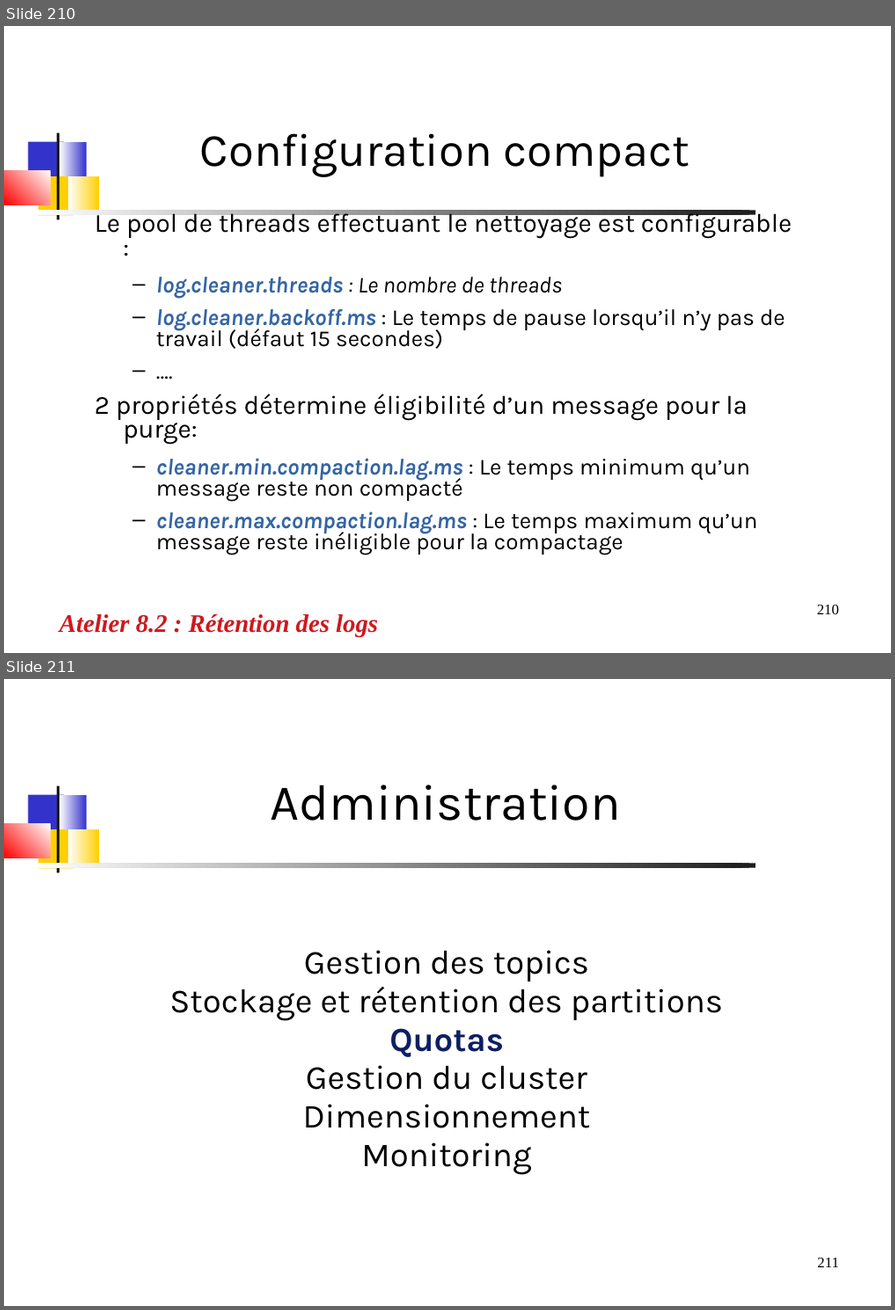
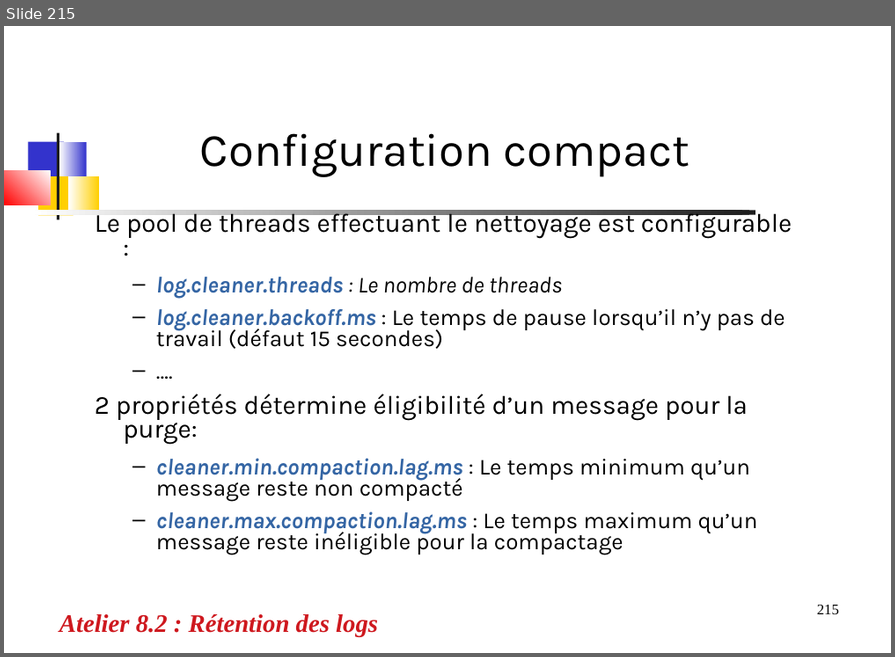
Before and after one commit to dthibau/kafka, a slide deck: KafkaAdmin.odp. Shown one above the other, each under a label of ours: slides 210 and 211 before the commit, slide 215 after it. The pictures are 895x1310 and 895x657 pixels, drawn with LibreOffice and Linux fonts; fonts in the diff are those of the drawing. Boxes give left, top, right and bottom in pixels: in the first picture for what was removed or moved away, otherwise in the second. Text is boxed around its words. In the diff, an @@ line names an element or a change of style, - is before the commit and + after.

```diff
--- a/KafkaAdmin.odp
+++ b/KafkaAdmin.odp
@@ slide 211 removed at (4, 679, 891, 1306), background #FFFFFF; not listed: 8 template elements that a slide beside it also shows @@
@@ title removed at (270, 785, 620, 821) @@
-Administration
@@ subtitle removed at (169, 950, 723, 1175) @@
-Gestion des topics
-Stockage et rétention des partitions
-Quotas
-Gestion du cluster
-Dimensionnement
-Monitoring
@@ what was slide 210 is now slide 215 @@
@@ page number at (817, 605, 839, 615): text changed @@
-210
+215
```
Also in this commit, not shown: 4 slides changed, 1 slide added, 15 other files.
